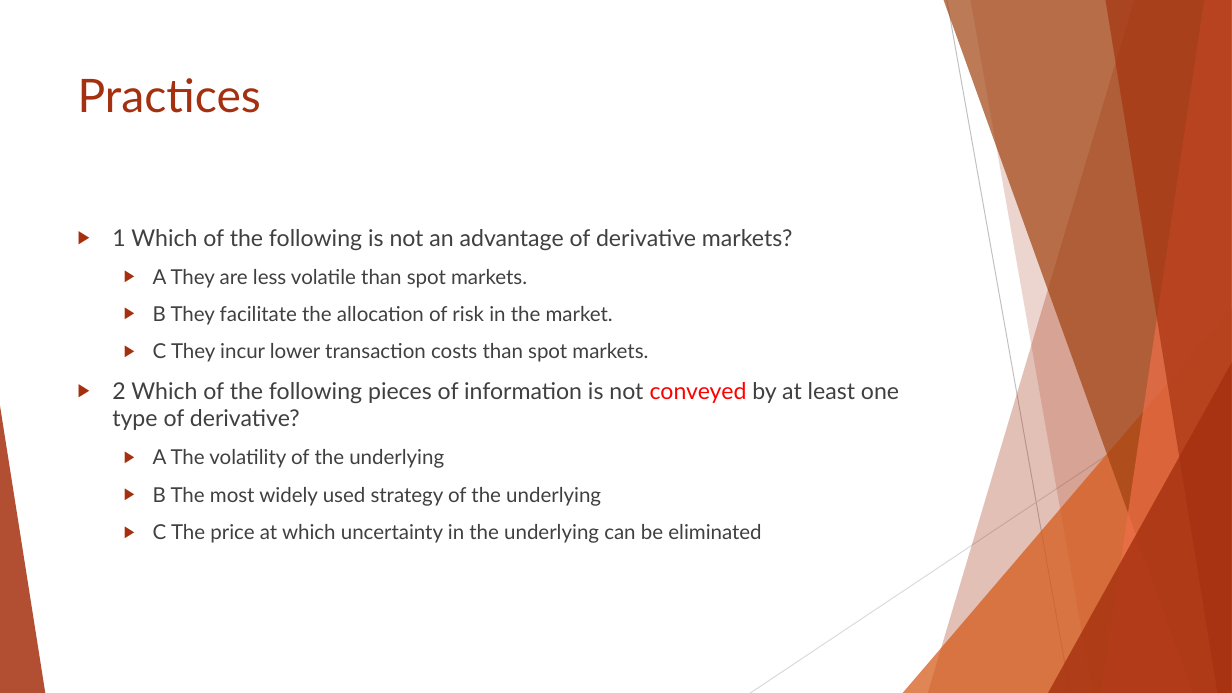
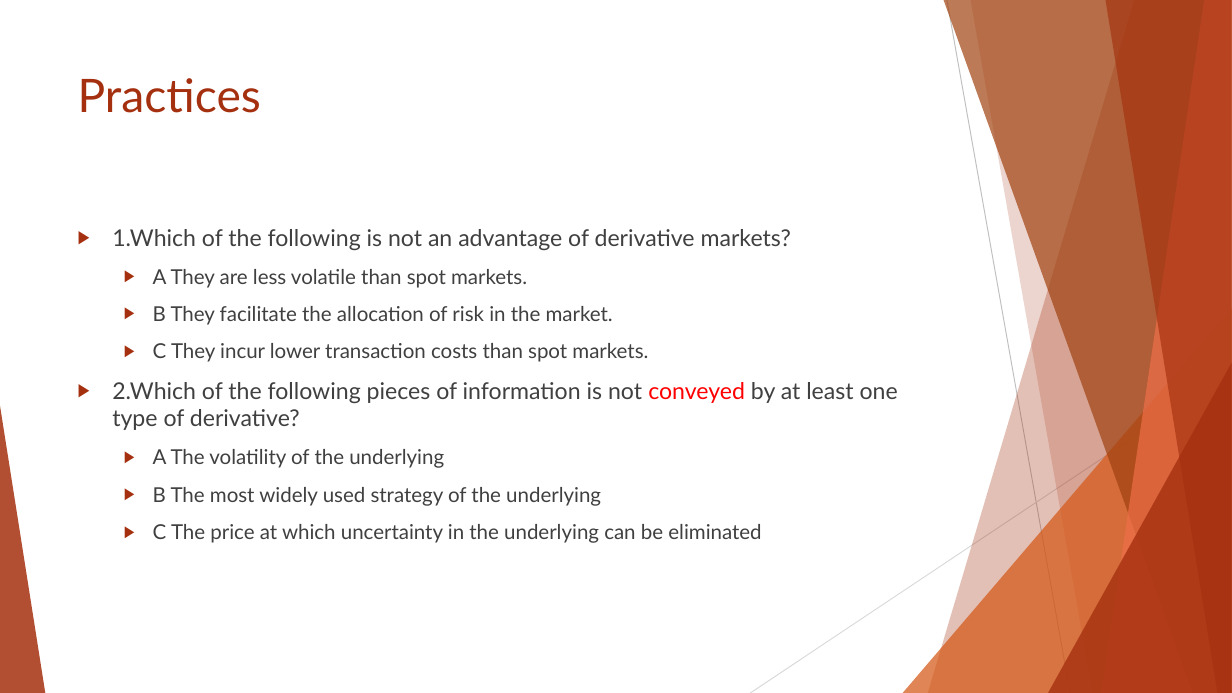
Before and after one commit to Isco0530/data, a slide deck: slide 57 of Reading 45.pptx (slide 54 before the commit). Drawn at 1232x693 pixels with LibreOffice and Linux fonts; fonts in the diff are those of the drawing. Boxes give left, top, right and bottom in pixels: in the first picture for what was removed or moved away, otherwise in the second. Text is boxed around its words. In the diff, an @@ line names an element or a change of style, - is before the commit and + after.

```diff
--- a/Reading 45.pptx
+++ b/Reading 45.pptx
@@ text at [112, 229, 791, 250]: text changed @@
-▶ 1 Which of the following is not an advantage of derivative markets?
+▶ 1.Which of the following is not an advantage of derivative markets?
@@ text at [112, 382, 898, 430]: text changed @@
-▶ 2 Which of the following pieces of information is not conveyed by at least one type of derivative?
+▶ 2.Which of the following pieces of information is not conveyed by at least one type of derivative?
```
Also in this commit, not shown: 11 other slides changed, 3 slides added.
